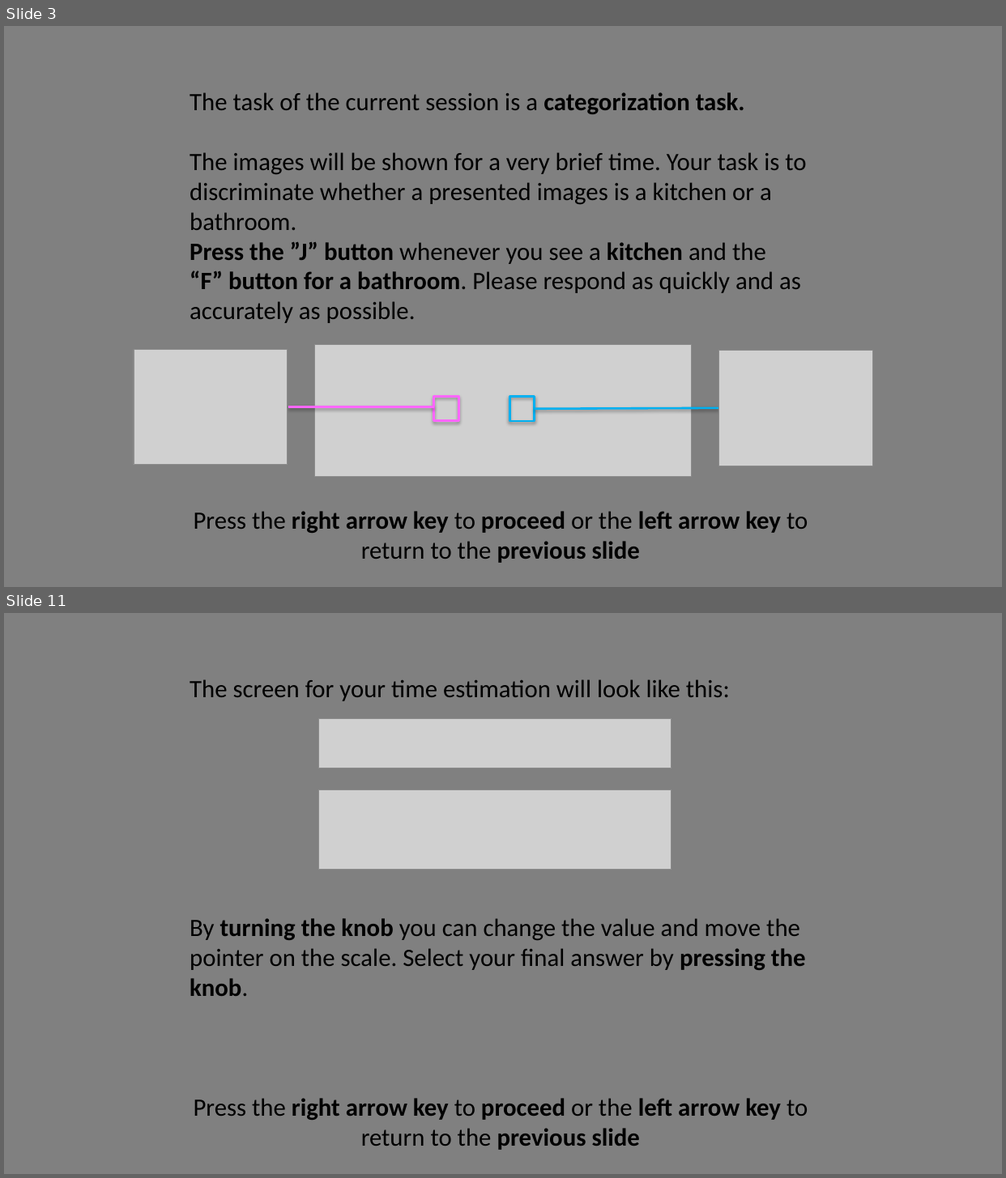
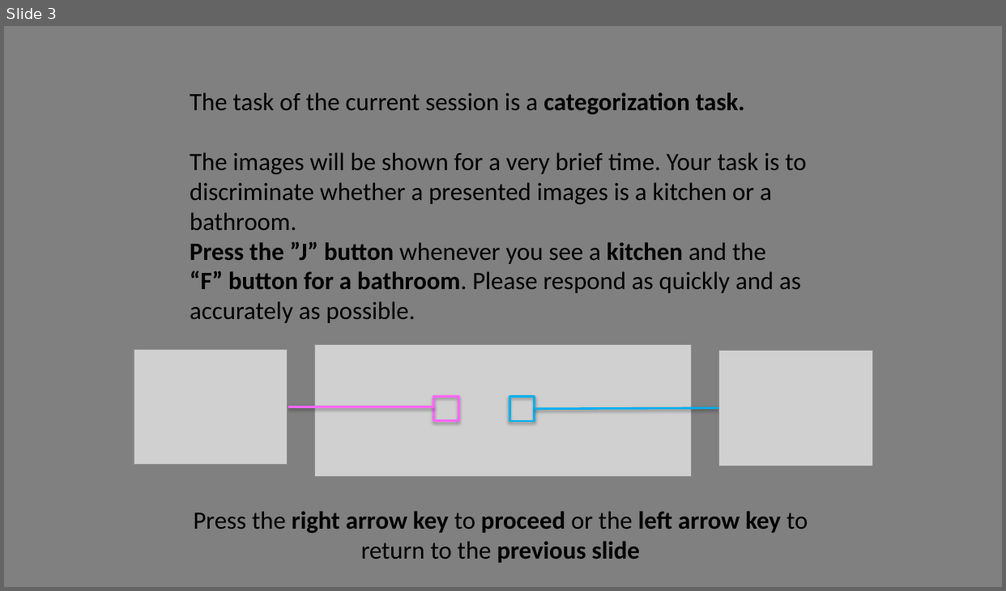
Before and after one commit to michaengeser/pep_wp4, a slide deck: instructions/Instructions.pptx. Shown one above the other, each under a label of ours: slides 3 and 11 before the commit, slide 3 after it; the slides between them are not shown. The pictures are 1006x1178 and 1006x591 pixels, drawn with LibreOffice and Linux fonts; fonts in the diff are those of the drawing; grey boxes stand for pictures. Boxes give left, top, right and bottom in pixels: in the first picture for what was removed or moved away, otherwise in the second. Text is boxed around its words. In the diff, an @@ line names an element or a change of style, - is before the commit and + after.

```diff
--- a/instructions/Instructions.pptx
+++ b/instructions/Instructions.pptx
@@ slide 11 removed at (4,613,1002,1174), background #808080 @@
@@ text removed at (189,679,808,1150) @@
-The screen for your time estimation will look like this:
-By turning the knob you can change the value and move the pointer on the scale. Select your final answer by pressing the knob.
-Press the right arrow key to proceed or the left arrow key to return to the previous slide
@@ picture removed at (318,718,671,769) @@
@@ picture removed at (318,790,671,870) @@
```
Also in this commit, not shown: 2 slides changed, 4 slides added, 6 other slides removed, 14 other files.
